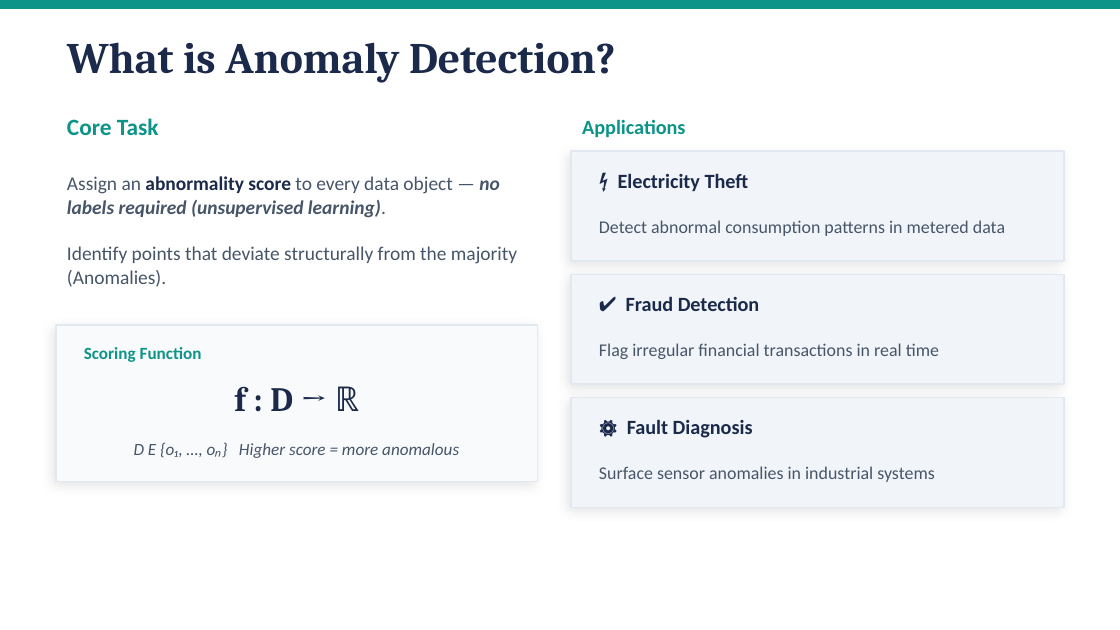
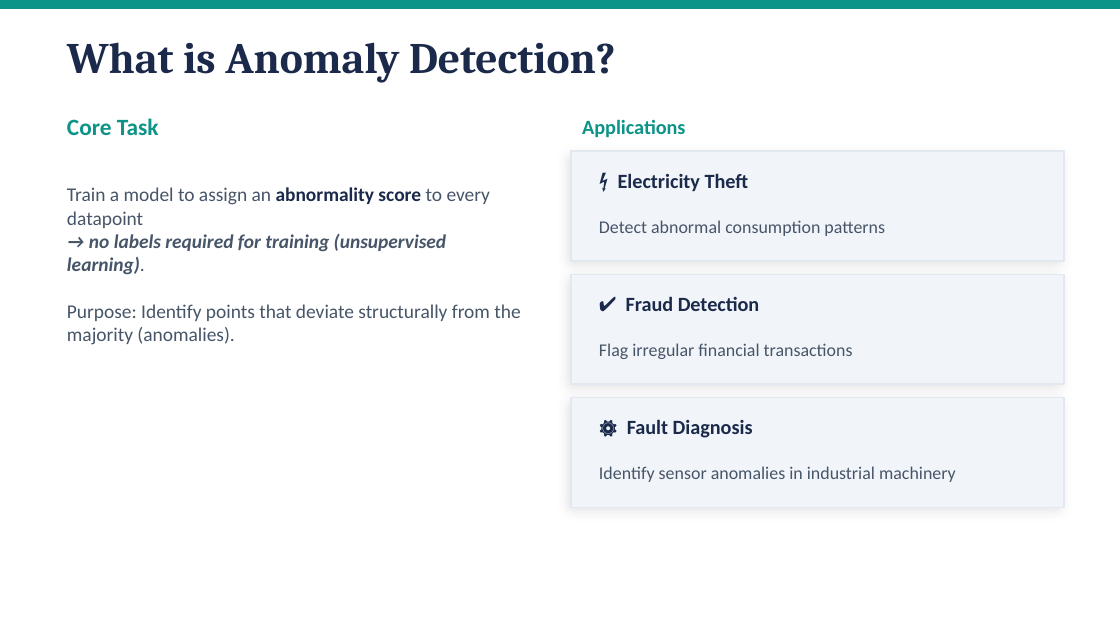
Before and after one commit to amanj4/aman-training-modules, a slide deck: slide 2 of Summary/training_review.pptx. Drawn at 1120x630 pixels with LibreOffice and Linux fonts; fonts in the diff are those of the drawing. Boxes give left, top, right and bottom in pixels: in the first picture for what was removed or moved away, otherwise in the second. Text is boxed around its words. In the diff, an @@ line names an element or a change of style, - is before the commit and + after.

```diff
--- a/Summary/training_review.pptx
+++ b/Summary/training_review.pptx
@@ text at <box>67,187,520,345</box>: text changed @@
-Assign an abnormality score to every data object — no labels required (unsupervised learning).
-Identify points that deviate structurally from the majority (Anomalies).
+Train a model to assign an abnormality score to every datapoint
+→ no labels required for training (unsupervised learning).
+Purpose: Identify points that deviate structurally from the majority (anomalies).
@@ text at <box>599,220,885,236</box>: text changed @@
-Detect abnormal consumption patterns in metered data
+Detect abnormal consumption patterns
@@ rectangle removed at <box>56,325,538,482</box> @@
@@ text removed at <box>84,347,202,362</box> @@
-Scoring Function
@@ text at <box>599,343,853,359</box>: text changed @@
-Flag irregular financial transactions in real time
+Flag irregular financial transactions
@@ text removed at <box>234,386,359,411</box> @@
-f : D → ℝ
@@ text removed at <box>134,442,459,458</box> @@
-D E {o₁, …, oₙ} Higher score = more anomalous
@@ text at <box>599,466,956,482</box>: text changed @@
-Surface sensor anomalies in industrial systems
+Identify sensor anomalies in industrial machinery
```
Also in this commit, not shown: 15 other slides changed, 6 slides added, 3 slides removed, 1 other file.
